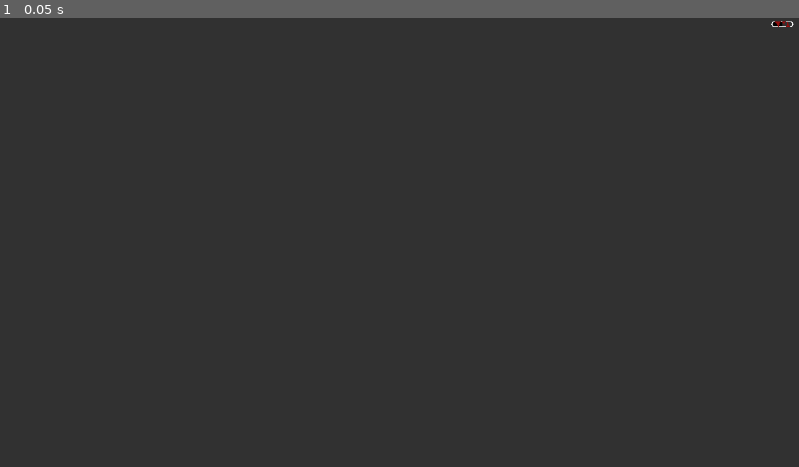
Above: before the commit, frame 1.
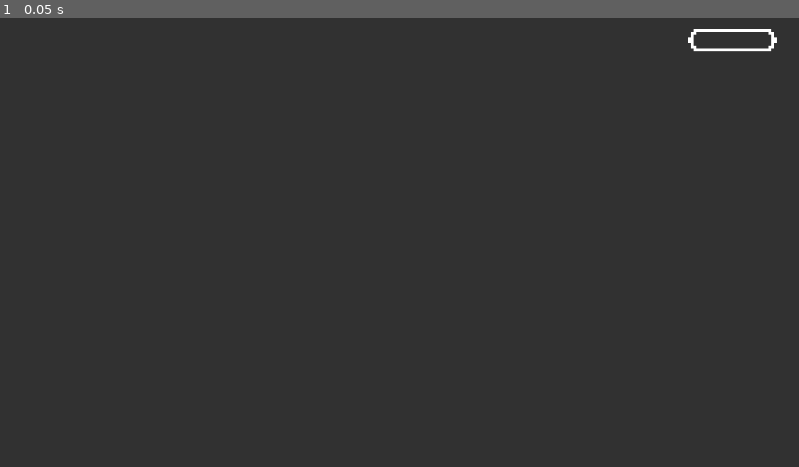
Above: after the commit, the same moment.

Repository: FATNUTDev/FHJam
Game: Godot game, scene res://src/UI/hud.tscn
The game is run twice, just before and just after one commit, with the same random seed, the same clock (stepped at 60 frames per second) and the same inputs.
Inputs:
- Up to frame 1 (0.05 s): no input

The runs differ from the first frame. In frame 1, 0.2% of the frame differs, in the area x 86-100%, y 0-8%.

Commit message:
sanity hugi

Diff:
--- a/src/UI/hud.gd
+++ b/src/UI/hud.gd
@@ -1,13 +1,28 @@
 extends CanvasLayer
 
 @onready var sanity = $Control/sanity
+var visible_crit = false
 
 # Called when the node enters the scene tree for the first time.
 func _ready() -> void:
-	#sanity.texture_over.visible = false
+	# reset to not pop in
+	sanity.value = 0
+	sanity.tint_over = Color(1,1,1,0)
 	pass # Replace with function body.
 
 
 # Called every frame. 'delta' is the elapsed time since the previous frame.
 func _process(delta: float) -> void:
+	sanity.value = Global.sanity_value
+
+	# Check to set to cirt enabled
+	if (!visible_crit && sanity.value >= 75):
+		sanity.tint_over = Color(1,1,1,1)
+		visible_crit = true
+
+	# check to set to crit disabled (in case we implement healing)
+	if (visible_crit && sanity.value < 75):
+		sanity.tint_over = Color(1,1,1,0)
+		visible_crit = false
+
 	pass
--- a/src/UI/hud.tscn
+++ b/src/UI/hud.tscn
@@ -23,11 +23,13 @@
 anchors_preset = 1
 anchor_left = 1.0
 anchor_right = 1.0
-offset_left = -40.0
-offset_top = 5.0
-offset_bottom = 45.0
+offset_left = -160.0
+offset_top = 16.0
+offset_right = -120.0
+offset_bottom = 56.0
 grow_horizontal = 0
-value = 50.0
+scale = Vector2(4, 4)
+value = 75.0
 texture_under = ExtResource("2_p5eb6")
 texture_over = ExtResource("3_aqumb")
 texture_progress = ExtResource("4_c6fdt")
--- a/src/main.tscn
+++ b/src/main.tscn
@@ -1,4 +1,6 @@
-[gd_scene format=3 uid="uid://d1ecm7iq3idow"]
+[gd_scene load_steps=2 format=3 uid="uid://d1ecm7iq3idow"]
+
+[ext_resource type="PackedScene" uid="uid://bkxmr05ju6qst" path="res://src/UI/hud.tscn" id="1_eewff"]
 
 [node name="MAIN" type="Node2D"]
 
@@ -7,3 +9,8 @@
 [node name="MENU" type="CanvasLayer" parent="."]
 
 [node name="SCREENOVERLAY" type="CanvasLayer" parent="."]
+
+[node name="hud" parent="SCREENOVERLAY" instance=ExtResource("1_eewff")]
+
+[node name="Camera2D" type="Camera2D" parent="."]
+zoom = Vector2(4, 4)
